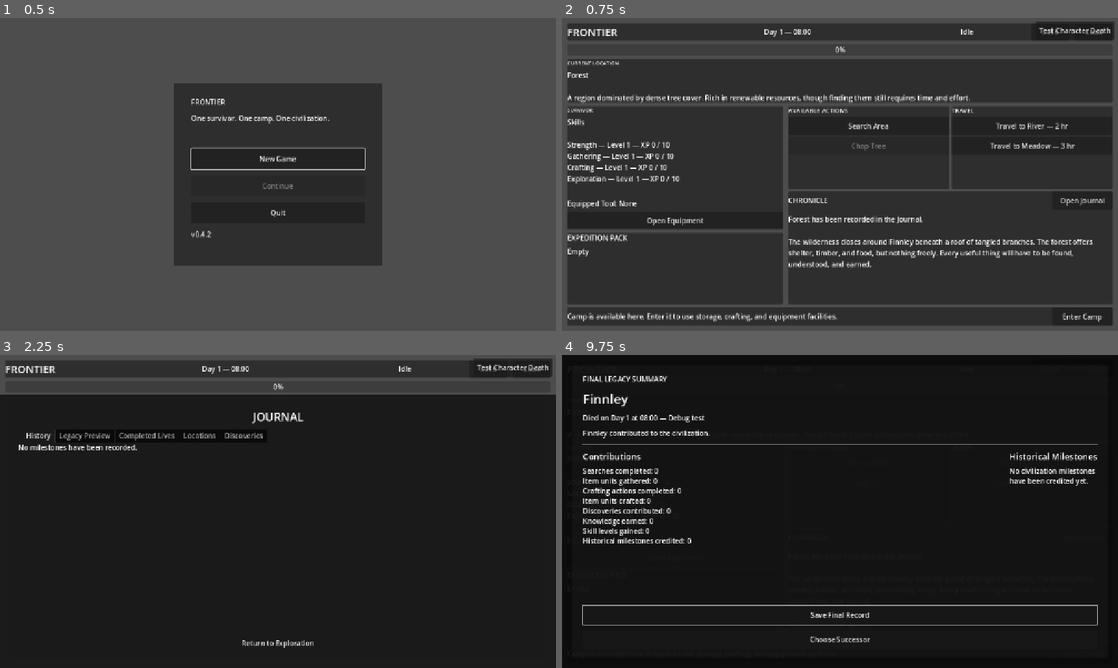
Above: before the commit, frames 1-4 (two rows, left to right).
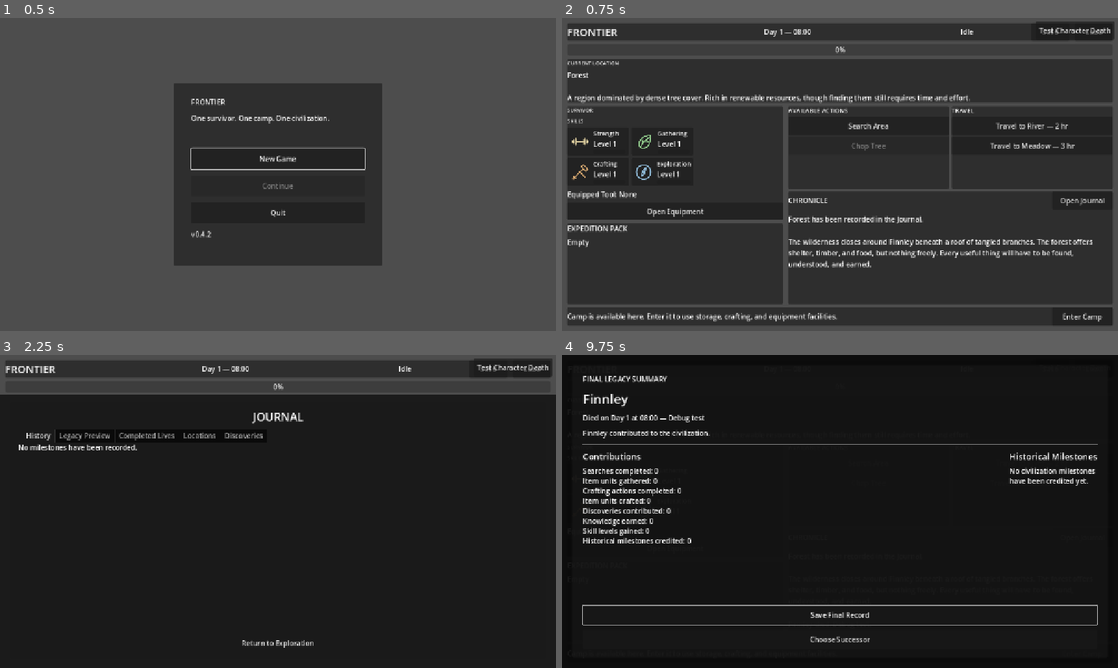
Above: after the commit, the same moments.

Repository: thegrundle-git/frontierthegame
Game: Godot game, scene res://scenes/ui/MainMenu.tscn
Same seed, same stepped clock (60 frames per second), same inputs: the game is played once before the commit and once after it.
Inputs (mouse positions are in pixels of both pictures, inside the frame that each line leads up to):
- Up to frame 1 (0.5 s): no input
- Up to frame 2 (0.75 s): click "New Game" at 0.5 s
- Up to frame 3 (2.25 s): click (33, 477) at 1.27 s; click "Open Journal" at 2 s
- Up to frame 4 (9.75 s): click "Enter Camp" at 2.75 s; click "Enter Camp" at 3.5 s; click "Open Equipment" at 4.25 s; click "Search Area" at 5 s; click (662, 477) at 5.77 s; click "Travel to River — 2 hr" at 6.5 s; click (595, 508) at 7.27 s; click "Travel to Meadow — 3 hr" at 8 s; click (662, 508) at 8.77 s; click "Test Character Death" at 9.5 s

Frame 1 is identical in both runs. In frame 2, 2.8% of the frame differs, in the area x 1-40%, y 32-77%; in frame 3, nothing differs; in frame 4, less than 0.1%.

Commit message:
v0.5.26-alpha1 - Add skills interface foundation

Diff:
--- /dev/null
+++ b/assets/ui/skills/crafting.svg
@@ -0,0 +1 @@
+<svg xmlns="http://www.w3.org/2000/svg" viewBox="0 0 64 64"><g fill="none" stroke="#d6a76f" stroke-width="4" stroke-linecap="round" stroke-linejoin="round"><path d="M13 50 39 24M35 14l7-7 15 15-7 7-15-15Z"/><path d="M8 55l10-2-8-8-2 10ZM30 31l17 17"/></g></svg>
--- /dev/null
+++ b/assets/ui/skills/exploration.svg
@@ -0,0 +1 @@
+<svg xmlns="http://www.w3.org/2000/svg" viewBox="0 0 64 64"><g fill="none" stroke="#8fb9d6" stroke-width="4" stroke-linecap="round" stroke-linejoin="round"><circle cx="32" cy="32" r="24"/><path d="m39 18-3 18-11 10 3-18 11-10Z"/><circle cx="32" cy="32" r="2" fill="#8fb9d6"/></g></svg>
--- /dev/null
+++ b/assets/ui/skills/gathering.svg
@@ -0,0 +1 @@
+<svg xmlns="http://www.w3.org/2000/svg" viewBox="0 0 64 64"><g fill="none" stroke="#8fc78a" stroke-width="4" stroke-linecap="round" stroke-linejoin="round"><path d="M51 10C28 12 14 24 14 42c0 7 5 12 12 12 18 0 28-18 25-44Z"/><path d="M18 49c8-14 17-22 29-31M27 37l-1-10M34 30l10 1"/></g></svg>
--- /dev/null
+++ b/assets/ui/skills/strength.svg
@@ -0,0 +1 @@
+<svg xmlns="http://www.w3.org/2000/svg" viewBox="0 0 64 64"><g fill="none" stroke="#d6c79a" stroke-width="5" stroke-linecap="round" stroke-linejoin="round"><path d="M18 23v18M10 27v10M46 23v18M54 27v10M18 32h28"/><path d="M7 30v4M57 30v4"/></g></svg>
--- a/project.godot
+++ b/project.godot
@@ -39,6 +39,10 @@
 window/stretch/mode="canvas_items"
 window/stretch/aspect="expand"
 
+[gui]
+
+timers/tooltip_delay_sec=0.08
+
 [physics]
 
 3d/physics_engine="Jolt Physics"
--- /dev/null
+++ b/resources/ui/skills/crafting.tres
@@ -0,0 +1,11 @@
+[gd_resource type="Resource" script_class="SkillPresentationData" load_steps=3 format=3]
+
+[ext_resource type="Script" path="res://scripts/resources/SkillPresentationData.gd" id="1_data"]
+[ext_resource type="Texture2D" path="res://assets/ui/skills/crafting.svg" id="2_icon"]
+
+[resource]
+script = ExtResource("1_data")
+skill_id = "crafting"
+icon = ExtResource("2_icon")
+description = "Experience turning materials and components into finished objects."
+effect_summary = "Recipes and crafting actions decide how this practiced skill is used."
--- /dev/null
+++ b/resources/ui/skills/exploration.tres
@@ -0,0 +1,11 @@
+[gd_resource type="Resource" script_class="SkillPresentationData" load_steps=3 format=3]
+
+[ext_resource type="Script" path="res://scripts/resources/SkillPresentationData.gd" id="1_data"]
+[ext_resource type="Texture2D" path="res://assets/ui/skills/exploration.svg" id="2_icon"]
+
+[resource]
+script = ExtResource("1_data")
+skill_id = "exploration"
+icon = ExtResource("2_icon")
+description = "Experience searching, tracking, traveling, and reading unfamiliar places."
+effect_summary = "Travel, tracking, and discovery actions decide how Exploration is used."
--- /dev/null
+++ b/resources/ui/skills/gathering.tres
@@ -0,0 +1,11 @@
+[gd_resource type="Resource" script_class="SkillPresentationData" load_steps=3 format=3]
+
+[ext_resource type="Script" path="res://scripts/resources/SkillPresentationData.gd" id="1_data"]
+[ext_resource type="Texture2D" path="res://assets/ui/skills/gathering.svg" id="2_icon"]
+
+[resource]
+script = ExtResource("1_data")
+skill_id = "gathering"
+icon = ExtResource("2_icon")
+description = "Experience collecting useful resources from the world."
+effect_summary = "Gathering actions decide how this practiced skill affects their outcomes."
--- /dev/null
+++ b/resources/ui/skills/strength.tres
@@ -0,0 +1,11 @@
+[gd_resource type="Resource" script_class="SkillPresentationData" load_steps=3 format=3]
+
+[ext_resource type="Script" path="res://scripts/resources/SkillPresentationData.gd" id="1_data"]
+[ext_resource type="Texture2D" path="res://assets/ui/skills/strength.svg" id="2_icon"]
+
+[resource]
+script = ExtResource("1_data")
+skill_id = "strength"
+icon = ExtResource("2_icon")
+description = "Physical power developed through demanding work."
+effect_summary = "Each Strength level increases carrying capacity by 2 weight."
--- a/scenes/ui/GameUI.tscn
+++ b/scenes/ui/GameUI.tscn
@@ -9,6 +9,7 @@
 [ext_resource type="PackedScene" path="res://scenes/ui/CraftingUI.tscn" id="8_crafting"]
 [ext_resource type="PackedScene" path="res://scenes/ui/EquipmentUI.tscn" id="9_equipment"]
 [ext_resource type="PackedScene" path="res://scenes/ui/JournalUI.tscn" id="10_journal"]
+[ext_resource type="PackedScene" path="res://scenes/ui/SkillsPanel.tscn" id="11_skills"]
 
 [node name="GameUI" type="Control" unique_id=1054040398]
 layout_mode = 3
@@ -121,14 +122,9 @@
 theme_override_font_sizes/font_size = 12
 text = "SURVIVOR"
 
-[node name="SkillsLabel" type="Label" parent="ScreenMargin/MainLayout/MiddleRow/LeftColumn/SurvivorPanel/SurvivorLayout" unique_id=512558822]
-unique_name_in_owner = true
-layout_mode = 2
-text = "Skills
-
-Gathering — Level 1
-Crafting — Level 1
-Exploration — Level 1"
+[node name="SkillsPanel" parent="ScreenMargin/MainLayout/MiddleRow/LeftColumn/SurvivorPanel/SurvivorLayout" instance=ExtResource("11_skills")]
+unique_name_in_owner = true
+layout_mode = 2
 
 [node name="ToolLabel" type="Label" parent="ScreenMargin/MainLayout/MiddleRow/LeftColumn/SurvivorPanel/SurvivorLayout" unique_id=1304822072]
 unique_name_in_owner = true
--- /dev/null
+++ b/scenes/ui/SkillCell.tscn
@@ -0,0 +1,62 @@
+[gd_scene load_steps=2 format=3]
+
+[ext_resource type="Script" path="res://scripts/ui/SkillCell.gd" id="1_cell"]
+
+[node name="SkillCell" type="Button"]
+custom_minimum_size = Vector2(142, 64)
+layout_mode = 2
+focus_mode = 2
+mouse_default_cursor_shape = 2
+script = ExtResource("1_cell")
+
+[node name="CellMargin" type="MarginContainer" parent="."]
+layout_mode = 1
+anchors_preset = 15
+anchor_right = 1.0
+anchor_bottom = 1.0
+grow_horizontal = 2
+grow_vertical = 2
+mouse_filter = 2
+theme_override_constants/margin_left = 8
+theme_override_constants/margin_top = 6
+theme_override_constants/margin_right = 8
+theme_override_constants/margin_bottom = 6
+
+[node name="CellRow" type="HBoxContainer" parent="CellMargin"]
+layout_mode = 2
+mouse_filter = 2
+theme_override_constants/separation = 8
+
+[node name="IconRect" type="TextureRect" parent="CellMargin/CellRow"]
+unique_name_in_owner = true
+custom_minimum_size = Vector2(44, 44)
+layout_mode = 2
+mouse_filter = 2
+expand_mode = 1
+stretch_mode = 5
+
+[node name="TextColumn" type="VBoxContainer" parent="CellMargin/CellRow"]
+layout_mode = 2
+size_flags_horizontal = 3
+mouse_filter = 2
+theme_override_constants/separation = 2
+
+[node name="NameLabel" type="Label" parent="CellMargin/CellRow/TextColumn"]
+unique_name_in_owner = true
+layout_mode = 2
+mouse_filter = 2
+theme_override_font_sizes/font_size = 14
+text = "Skill"
+
+[node name="LevelLabel" type="Label" parent="CellMargin/CellRow/TextColumn"]
+unique_name_in_owner = true
+layout_mode = 2
+mouse_filter = 2
+text = "Level 1"
+
+[node name="XPBar" type="ProgressBar" parent="CellMargin/CellRow/TextColumn"]
+unique_name_in_owner = true
+custom_minimum_size = Vector2(0, 10)
+layout_mode = 2
+mouse_filter = 2
+show_percentage = false
--- /dev/null
+++ b/scenes/ui/SkillsPanel.tscn
@@ -0,0 +1,25 @@
+[gd_scene load_steps=2 format=3]
+
+[ext_resource type="Script" path="res://scripts/ui/SkillsPanel.gd" id="1_panel"]
+
+[node name="SkillsPanel" type="VBoxContainer"]
+layout_mode = 2
+theme_override_constants/separation = 7
+script = ExtResource("1_panel")
+
+[node name="Heading" type="Label" parent="."]
+layout_mode = 2
+theme_override_font_sizes/font_size = 12
+text = "SKILLS"
+
+[node name="EmptyLabel" type="Label" parent="."]
+unique_name_in_owner = true
+layout_mode = 2
+text = "Skills unavailable."
+
+[node name="SkillGrid" type="GridContainer" parent="."]
+unique_name_in_owner = true
+layout_mode = 2
+columns = 2
+theme_override_constants/h_separation = 6
+theme_override_constants/v_separation = 6
--- /dev/null
+++ b/scripts/resources/SkillPresentationData.gd
@@ -0,0 +1,7 @@
+extends Resource
+class_name SkillPresentationData
+
+@export var skill_id: String = ""
+@export var icon: Texture2D
+@export_multiline var description: String = ""
+@export_multiline var effect_summary: String = ""
--- a/scripts/ui/GameUI.gd
+++ b/scripts/ui/GameUI.gd
@@ -16,7 +16,7 @@
 @onready var event_log: RichTextLabel = %EventLog
 @onready var inventory_left_label: RichTextLabel = %InventoryLeftLabel
 @onready var inventory_right_label: RichTextLabel = %InventoryRightLabel
-@onready var skills_label: Label = %SkillsLabel
+@onready var skills_panel: SkillsPanel = %SkillsPanel
 @onready var tool_label: Label = %ToolLabel
 @onready var open_equipment_button: Button = %OpenEquipmentButton
 @onready var equipment_ui: EquipmentUI = %EquipmentUI
@@ -576,25 +576,7 @@
 		GameManager.current_survivor
 	)
 
-	if survivor == null:
-		skills_label.text = "Skills unavailable."
-		return
-
-	var skill_text := "Skills\n\n"
-
-	for skill: SkillProgress in survivor.get_all_skills():
-		skill_text += (
-			skill.display_name
-			+ " — Level "
-			+ str(skill.level)
-			+ " — XP "
-			+ str(skill.xp)
-			+ " / "
-			+ str(skill.get_xp_needed())
-			+ "\n"
-		)
-
-	skills_label.text = skill_text
+	skills_panel.refresh(survivor)
 
 
 func update_tool_display() -> void:
--- /dev/null
+++ b/scripts/ui/SkillCell.gd
@@ -0,0 +1,66 @@
+extends Button
+class_name SkillCell
+
+@onready var icon_rect: TextureRect = %IconRect
+@onready var name_label: Label = %NameLabel
+@onready var level_label: Label = %LevelLabel
+@onready var xp_bar: ProgressBar = %XPBar
+
+var _skill_id: String = ""
+
+func _ready() -> void:
+	tooltip_text = "Skill details unavailable."
+
+func configure(skill: SkillProgress, presentation: SkillPresentationData) -> void:
+	if skill == null:
+		return
+	_skill_id = skill.id
+	name_label.text = skill.display_name
+	level_label.text = "Level " + str(skill.level)
+	var xp_needed: int = skill.get_xp_needed()
+	xp_bar.max_value = maxi(xp_needed, 1)
+	xp_bar.value = clampi(skill.xp, 0, xp_needed)
+	xp_bar.tooltip_text = str(skill.xp) + " / " + str(xp_needed) + " XP"
+	if presentation == null:
+		icon_rect.texture = null
+		tooltip_text = xp_bar.tooltip_text
+		return
+	icon_rect.texture = presentation.icon
+	tooltip_text = skill.display_name + " — Level " + str(skill.level) + "\n" + xp_bar.tooltip_text + "\n\n" + presentation.description + "\n\n" + presentation.effect_summary
+
+func get_skill_id() -> String:
+	return _skill_id
+
+
+func _make_custom_tooltip(for_text: String) -> Object:
+	var popup := PanelContainer.new()
+	popup.custom_minimum_size = Vector2(340.0, 150.0)
+	popup.size_flags_horizontal = Control.SIZE_SHRINK_BEGIN
+	popup.size_flags_vertical = Control.SIZE_SHRINK_BEGIN
+
+	var panel_style := StyleBoxFlat.new()
+	panel_style.bg_color = Color(0.09, 0.095, 0.105, 1.0)
+	panel_style.border_color = Color(0.55, 0.5, 0.36, 1.0)
+	panel_style.set_border_width_all(2)
+	panel_style.corner_radius_top_left = 4
+	panel_style.corner_radius_top_right = 4
+	panel_style.corner_radius_bottom_left = 4
+	panel_style.corner_radius_bottom_right = 4
+	panel_style.content_margin_left = 12.0
+	panel_style.content_margin_top = 10.0
+	panel_style.content_margin_right = 12.0
+	panel_style.content_margin_bottom = 10.0
+	popup.add_theme_stylebox_override("panel", panel_style)
+
+	var label := Label.new()
+	label.custom_minimum_size = Vector2(312.0, 126.0)
+	label.size_flags_horizontal = Control.SIZE_SHRINK_BEGIN
+	label.size_flags_vertical = Control.SIZE_SHRINK_BEGIN
+	label.text = for_text
+	label.autowrap_mode = TextServer.AUTOWRAP_WORD_SMART
+	label.vertical_alignment = VERTICAL_ALIGNMENT_CENTER
+	label.add_theme_color_override("font_color", Color(0.94, 0.92, 0.84, 1.0))
+	label.add_theme_font_size_override("font_size", 14)
+	popup.add_child(label)
+
+	return popup
--- /dev/null
+++ b/scripts/ui/SkillsPanel.gd
@@ -0,0 +1,51 @@
+extends VBoxContainer
+class_name SkillsPanel
+
+const SKILL_CELL_SCENE := preload("res://scenes/ui/SkillCell.tscn")
+const PRESENTATIONS: Array[SkillPresentationData] = [
+	preload("res://resources/ui/skills/strength.tres"),
+	preload("res://resources/ui/skills/gathering.tres"),
+	preload("res://resources/ui/skills/crafting.tres"),
+	preload("res://resources/ui/skills/exploration.tres")
+]
+
+@onready var skill_grid: GridContainer = %SkillGrid
+@onready var empty_label: Label = %EmptyLabel
+
+var _skills: Dictionary = {}
+var _presentations: Dictionary = {}
+
+func _ready() -> void:
+	for presentation: SkillPresentationData in PRESENTATIONS:
+		if presentation != null and not presentation.skill_id.is_empty():
+			_presentations[presentation.skill_id] = presentation
+
+func refresh(survivor: Survivor) -> void:
+	_clear_grid()
+	_skills.clear()
+	if survivor == null:
+		empty_label.text = "Skills unavailable."
+		empty_label.visible = true
+		return
+	var skills: Array[SkillProgress] = survivor.get_all_skills()
+	empty_label.visible = skills.is_empty()
+	if skills.is_empty():
+		empty_label.text = "No skills recorded."
+		return
+	for skill: SkillProgress in skills:
+		if skill == null:
+			continue
+		_skills[skill.id] = skill
+		var cell: SkillCell = SKILL_CELL_SCENE.instantiate() as SkillCell
+		skill_grid.add_child(cell)
+		cell.configure(skill, _get_presentation(skill.id))
+
+func _get_presentation(skill_id: String) -> SkillPresentationData:
+	if not _presentations.has(skill_id):
+		return null
+	return _presentations[skill_id] as SkillPresentationData
+
+func _clear_grid() -> void:
+	for child: Node in skill_grid.get_children():
+		skill_grid.remove_child(child)
+		child.queue_free()
Not shown, added: assets/ui/skills/crafting.svg.import
Not shown, added: assets/ui/skills/exploration.svg.import
Not shown, added: assets/ui/skills/gathering.svg.import
Not shown, added: assets/ui/skills/strength.svg.import
Not shown, added: scripts/resources/SkillPresentationData.gd.uid
Not shown, added: scripts/ui/SkillCell.gd.uid
Not shown, added: scripts/ui/SkillsPanel.gd.uid
Not shown, changed: docs/ARCHITECTURE.md
Not shown, changed: docs/CHANGELOG.md
Not shown, changed: docs/DESIGN_PHILOSOPHY.md
Not shown, changed: docs/PROJECT_SNAPSHOT.md
